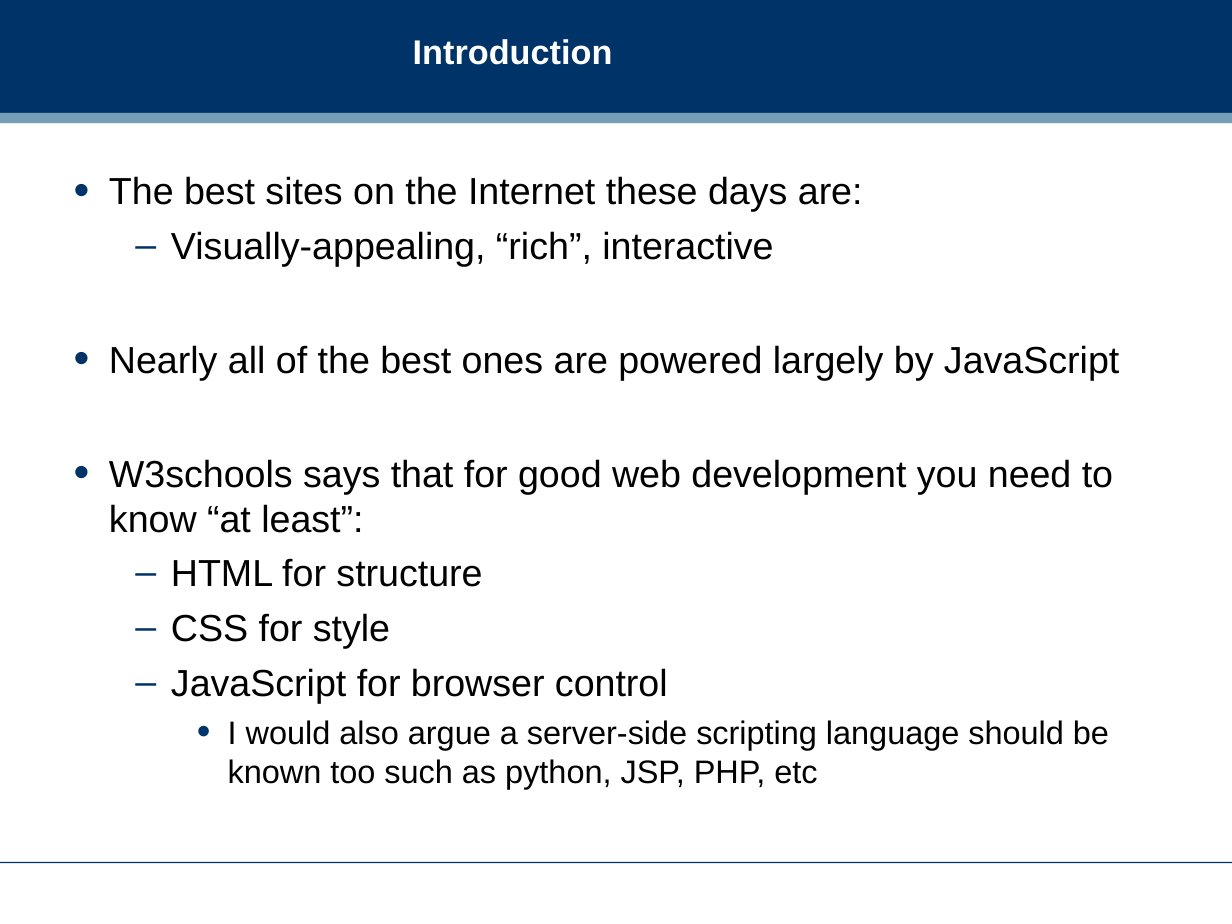
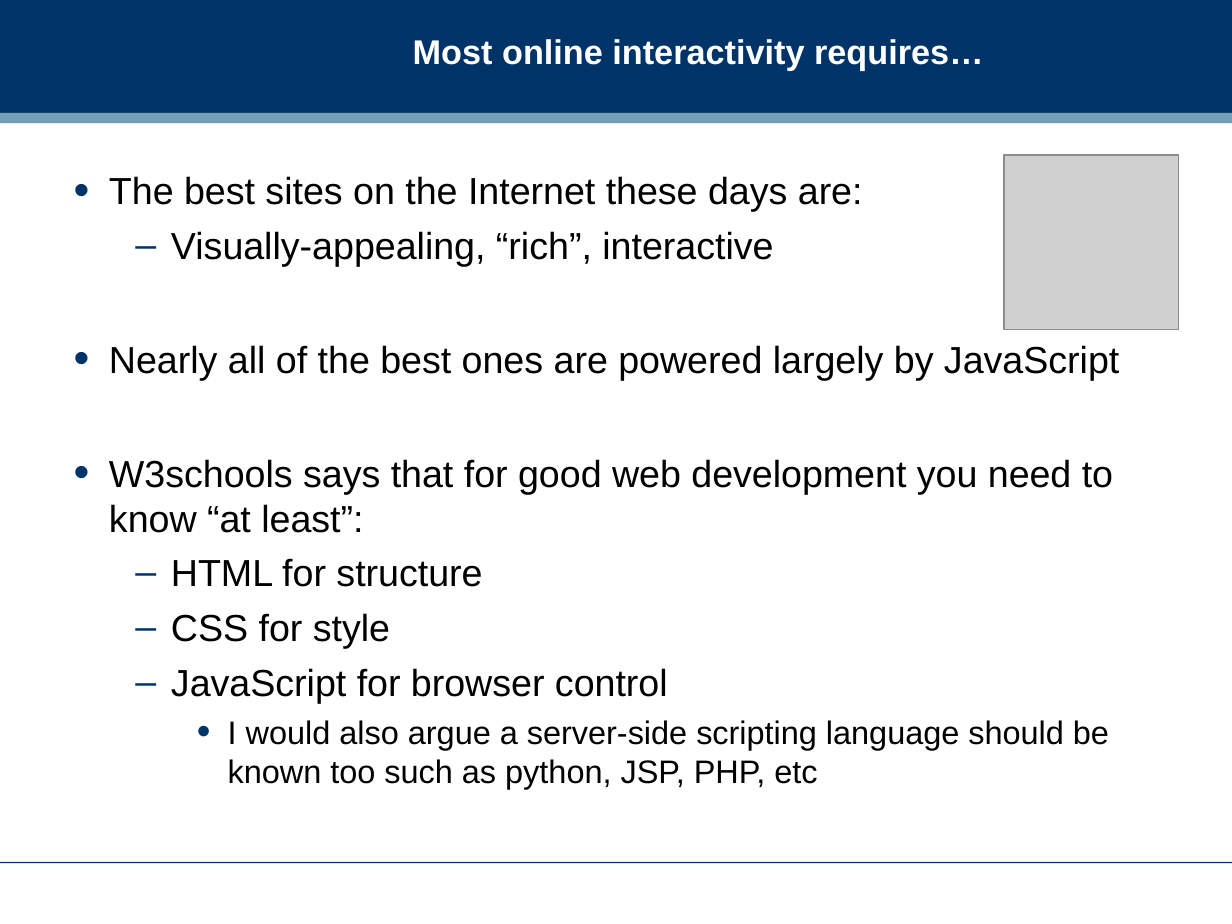
Before and after one commit to dreamind/ix, a slide deck: slide 3 of lectures/interactive/interactivity1.ppt (slide 2 before the commit). Drawn at 1232x924 pixels with LibreOffice and Linux fonts; fonts in the diff are those of the drawing; grey boxes stand for pictures; background and template pictures are left out. Boxes give left, top, right and bottom in pixels: in the first picture for what was removed or moved away, otherwise in the second. Text is boxed around its words. In the diff, an @@ line names an element or a change of style, - is before the commit and + after.

Commit message:
Interactivity home page and lecture 1

```diff
--- a/lectures/interactive/interactivity1.ppt
+++ b/lectures/interactive/interactivity1.ppt
@@ title at (x1=413, y1=39, x2=983, y2=71): text changed @@
-Introduction
+Most online interactivity requires…
@@ picture added at (x1=1004, y1=155, x2=1179, y2=330) @@
```
Also in this commit, not shown: 5 other slides changed, 15 slides added, 15 slides removed, 2 other files.
